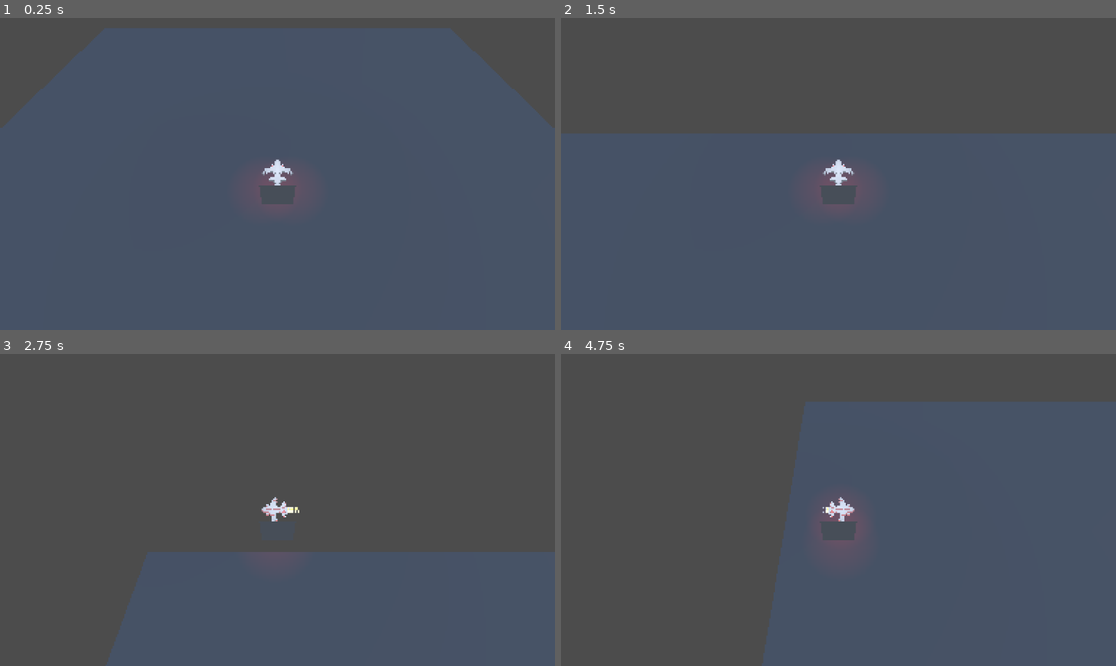
Above: before the commit, frames 1-4 (two rows, left to right).
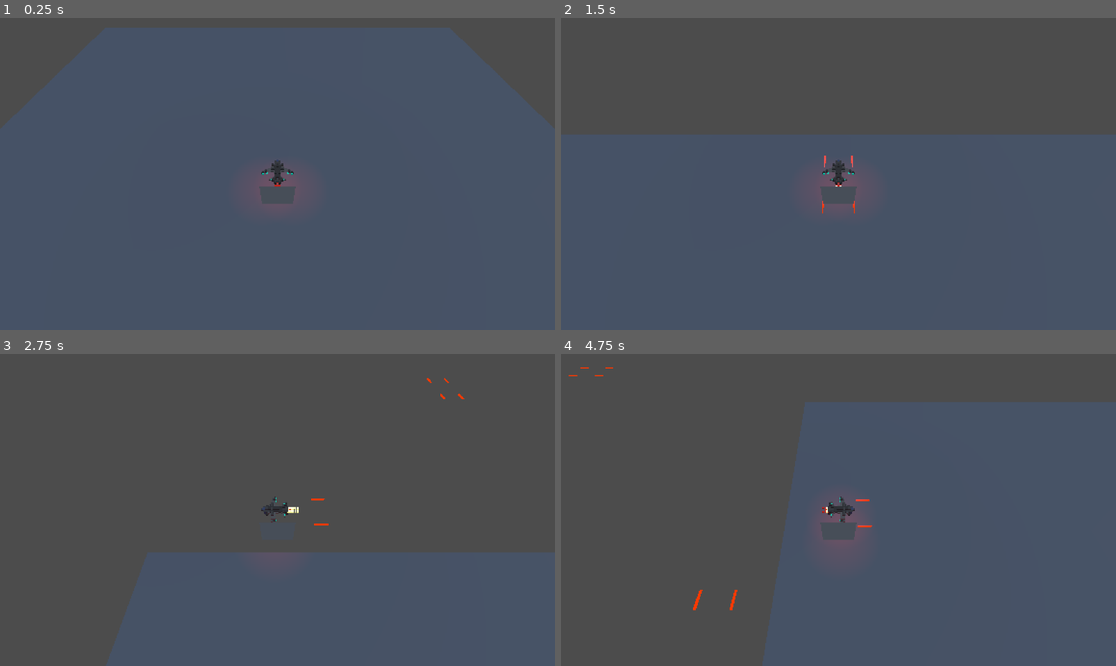
Above: after the commit, the same moments.

Repository: EvergreenSpock/Space-Survivors
Game: Godot game, scene res://Scenes/main_scene.tscn
Two runs of this game, one before a commit and one after it. Both use one fixed random seed, a clock stepped at 60 frames per second and the inputs below. A sky picture missing from this copy of the repository is replaced by a grey-blue gradient.
Inputs (mouse positions are in pixels of both pictures, inside the frame that each line leads up to):
- Up to frame 1 (0.25 s): no input
- Up to frame 2 (1.5 s): tap Enter at 0.5 s; move the mouse to (810, 236) at 0.52 s; hold Shift (boost) 0.53-1.28 s; hold W (move_forward) from 0.53 s (still down); click (810, 236) at 0.8 s; move the mouse to (1005, 220) at 1.27 s; click (1005, 220) at 1.35 s
- Up to frame 3 (2.75 s): tap Shift (boost) at 1.55 s; move the mouse to (111, 463) at 2.02 s; release W (move_forward) at 2.03 s; hold Left (move_left) from 2.03 s (still down); hold Shift (boost) from 2.03 s (still down); click (111, 463) at 2.3 s
- Up to frame 4 (4.75 s): move the mouse to (866, 510) at 2.77 s; release Shift (boost) at 2.78 s; click (866, 510) at 2.85 s; tap Shift (boost) at 3.05, 4.55 s; move the mouse to (755, 432) at 3.52 s; release Left (move_left) at 3.53 s; hold S (move_back) 3.53-4.28 s; hold Shift (boost) 3.53-4.28 s; click (755, 432) at 3.8 s; move the mouse to (960, 494) at 4.27 s; hold Right (move_right) from 4.28 s (still down); click (960, 494) at 4.35 s

The runs differ from the first frame. In frame 1, 0.2% of the frame differs, in the area x 0-100%, y 7-58%; in frame 2, 0.3%; in frame 3, 0.3%; in frame 4, 0.4%, in the area x 1-57%, y 4-100%.

Commit message:
Bullets added
No Collision but bullets exist now

Diff:
--- a/Scenes/Camera.tscn
+++ b/Scenes/Camera.tscn
@@ -29,11 +29,11 @@
 grow_horizontal = 2
 grow_vertical = 2
 stretch = true
-stretch_shrink = 3
+stretch_shrink = 2
 
 [node name="SubViewport" type="SubViewport" parent="SubViewportContainer"]
 handle_input_locally = false
-size = Vector2i(384, 216)
+size = Vector2i(576, 324)
 render_target_update_mode = 4
 
 [node name="PlayerCamera" type="Camera3D" parent="SubViewportContainer/SubViewport"]
--- /dev/null
+++ b/Scenes/bullet_pew_pew.gd
@@ -0,0 +1,11 @@
+extends Node3D
+
+
+const SPEED = 40.0;
+
+@onready var mesh = $BulletMesh
+@onready var ray = $RayCast3D
+
+
+func _process(delta):
+	global_position += -global_transform.basis.z * SPEED * delta
--- /dev/null
+++ b/Scenes/bullet_pew_pew.tscn
@@ -0,0 +1,25 @@
+[gd_scene load_steps=4 format=3 uid="uid://1nhd3a5u1jpc"]
+
+[ext_resource type="Script" uid="uid://ckw7bes84l73f" path="res://Scenes/bullet_pew_pew.gd" id="1_1ncwr"]
+
+[sub_resource type="BoxMesh" id="BoxMesh_ulxrd"]
+size = Vector3(0.2, 0.2, 2)
+
+[sub_resource type="StandardMaterial3D" id="StandardMaterial3D_ulxrd"]
+disable_ambient_light = true
+albedo_color = Color(2.79158e-06, 0.554049, 0.700845, 1)
+emission_enabled = true
+emission = Color(1, 0.0745098, 0, 1)
+emission_energy_multiplier = 3.0
+disable_receive_shadows = true
+
+[node name="Bullet pew pew" type="Node3D"]
+script = ExtResource("1_1ncwr")
+
+[node name="BulletMesh" type="MeshInstance3D" parent="."]
+gi_mode = 0
+mesh = SubResource("BoxMesh_ulxrd")
+surface_material_override/0 = SubResource("StandardMaterial3D_ulxrd")
+
+[node name="RayCast3D" type="RayCast3D" parent="."]
+target_position = Vector3(0, 0, -1.5)
--- /dev/null
+++ b/Scenes/pew_pew.tscn
@@ -0,0 +1,6 @@
+[gd_scene format=3 uid="uid://2kop233hul0b"]
+
+[node name="Pew Pew" type="Node3D"]
+
+[node name="RayCast3D" type="RayCast3D" parent="."]
+target_position = Vector3(0, 0, -1)
--- a/Scenes/player.gd
+++ b/Scenes/player.gd
@@ -10,6 +10,14 @@
 
 var leftBoostTrail: GPUParticles3D
 var rightBoostTrail: GPUParticles3D
+
+#Bullets
+var bullet = load("res://Scenes/bullet_pew_pew.tscn")
+var instance
+var instance2
+
+@onready var gunBarrel = $"Pivot/Pew Pew/RayCast3D"
+@onready var gunBarrel2 = $"Pivot/Pew Pew 2/RayCast3D"
 
 func _ready():
 	leftBoostTrail = get_node("Pivot/MicroRecon/LeftEngineBoostTrail")
@@ -26,7 +34,15 @@
 		direction.z += 1
 	if Input.is_action_pressed("move_forward"):
 		direction.z -= 1
-
+	if Input.is_action_just_pressed("pew_pew_button"):
+		instance = bullet.instantiate()
+		instance2 = bullet.instantiate()
+		instance.position = gunBarrel.global_position
+		instance2.position = gunBarrel2.global_position
+		instance.transform.basis = gunBarrel.global_transform.basis
+		instance2.transform.basis = gunBarrel2.global_transform.basis
+		get_parent().add_child(instance)
+		get_parent().add_child(instance2)
 	# If boosting, increase the speed & turn on particles
 	if Input.is_action_pressed("boost"):
 		speed = 28
--- a/Scenes/player.tscn
+++ b/Scenes/player.tscn
@@ -1,14 +1,19 @@
-[gd_scene load_steps=10 format=3 uid="uid://c6u5ykn5w58he"]
+[gd_scene load_steps=13 format=3 uid="uid://c6u5ykn5w58he"]
 
 [ext_resource type="Script" uid="uid://bxdcj8mj2kw38" path="res://Scenes/player.gd" id="1_6t5aa"]
 [ext_resource type="ArrayMesh" uid="uid://cdbtdc7f2rprm" path="res://Package/MicroRecon.obj" id="1_v0iea"]
 [ext_resource type="Script" uid="uid://u1uhwdy3s5o" path="res://Scenes/right_click.gd" id="2_vgqql"]
 [ext_resource type="Script" uid="uid://v4kqg6pdjofy" path="res://Scenes/spot_light.gd" id="3_6t5aa"]
+[ext_resource type="Texture2D" uid="uid://dn2jalcw8una5" path="res://Package/MicroRecon.png" id="4_fkybt"]
+[ext_resource type="PackedScene" uid="uid://2kop233hul0b" path="res://Scenes/pew_pew.tscn" id="6_x3wgy"]
 
 [sub_resource type="SphereShape3D" id="SphereShape3D_cvnsp"]
 radius = 1.21254
 
-[sub_resource type="ShaderMaterial" id="ShaderMaterial_v0iea"]
+[sub_resource type="Skin" id="Skin_vgqql"]
+
+[sub_resource type="StandardMaterial3D" id="StandardMaterial3D_x3wgy"]
+albedo_texture = ExtResource("4_fkybt")
 
 [sub_resource type="ParticleProcessMaterial" id="ParticleProcessMaterial_vgqql"]
 
@@ -35,10 +40,10 @@
 
 [node name="MicroRecon" type="MeshInstance3D" parent="Pivot"]
 transform = Transform3D(1, 0, 0, 0, -1, 8.74228e-08, 0, -8.74228e-08, -1, 0, 0, 0)
-material_overlay = SubResource("ShaderMaterial_v0iea")
 cast_shadow = 0
 mesh = ExtResource("1_v0iea")
-skeleton = NodePath("../..")
+skin = SubResource("Skin_vgqql")
+surface_material_override/0 = SubResource("StandardMaterial3D_x3wgy")
 
 [node name="LeftWingLight" type="OmniLight3D" parent="Pivot/MicroRecon"]
 transform = Transform3D(1, 0, 0, 0, 1, 0, 0, 0, 1, 1.2016, 0.266279, 0.200357)
@@ -78,3 +83,9 @@
 local_coords = true
 process_material = SubResource("ParticleProcessMaterial_vgqql")
 draw_pass_1 = SubResource("BoxMesh_fkybt")
+
+[node name="Pew Pew" parent="Pivot" instance=ExtResource("6_x3wgy")]
+transform = Transform3D(0.502697, 0, 0, 0, 0.502697, 0, 0, 0, 0.502697, 1.04193, -0.225412, -0.373868)
+
+[node name="Pew Pew 2" parent="Pivot" instance=ExtResource("6_x3wgy")]
+transform = Transform3D(0.502697, 0, 0, 0, 0.502697, 0, 0, 0, 0.502697, -1.042, -0.225, -0.374)
--- a/project.godot
+++ b/project.godot
@@ -44,13 +44,13 @@
 , Object(InputEventJoypadMotion,"resource_local_to_scene":false,"resource_name":"","device":-1,"axis":1,"axis_value":1.0,"script":null)
 ]
 }
-camera_move={
+boost={
 "deadzone": 0.5,
-"events": [Object(InputEventMouseButton,"resource_local_to_scene":false,"resource_name":"","device":-1,"window_id":0,"alt_pressed":false,"shift_pressed":false,"ctrl_pressed":false,"meta_pressed":false,"button_mask":0,"position":Vector2(0, 0),"global_position":Vector2(0, 0),"factor":1.0,"button_index":2,"canceled":false,"pressed":false,"double_click":false,"script":null)
-]
-}
-boost={
-"deadzone": 0.2,
 "events": [null, Object(InputEventKey,"resource_local_to_scene":false,"resource_name":"","device":0,"window_id":0,"alt_ …(200 unchanged characters)…
 ]
 }
+pew_pew_button={
+"deadzone": 0.5,
+"events": [Object(InputEventMouseButton,"resource_local_to_scene":false,"resource_name":"","device":-1,"window_id":0,"alt_pressed":false,"shift_pressed":false,"ctrl_pressed":false,"meta_pressed":false,"button_mask":0,"position":Vector2(0, 0),"global_position":Vector2(0, 0),"factor":1.0,"button_index":1,"canceled":false,"pressed":false,"double_click":false,"script":null)
+]
+}
Not shown, added: Scenes/bullet_pew_pew.gd.uid
